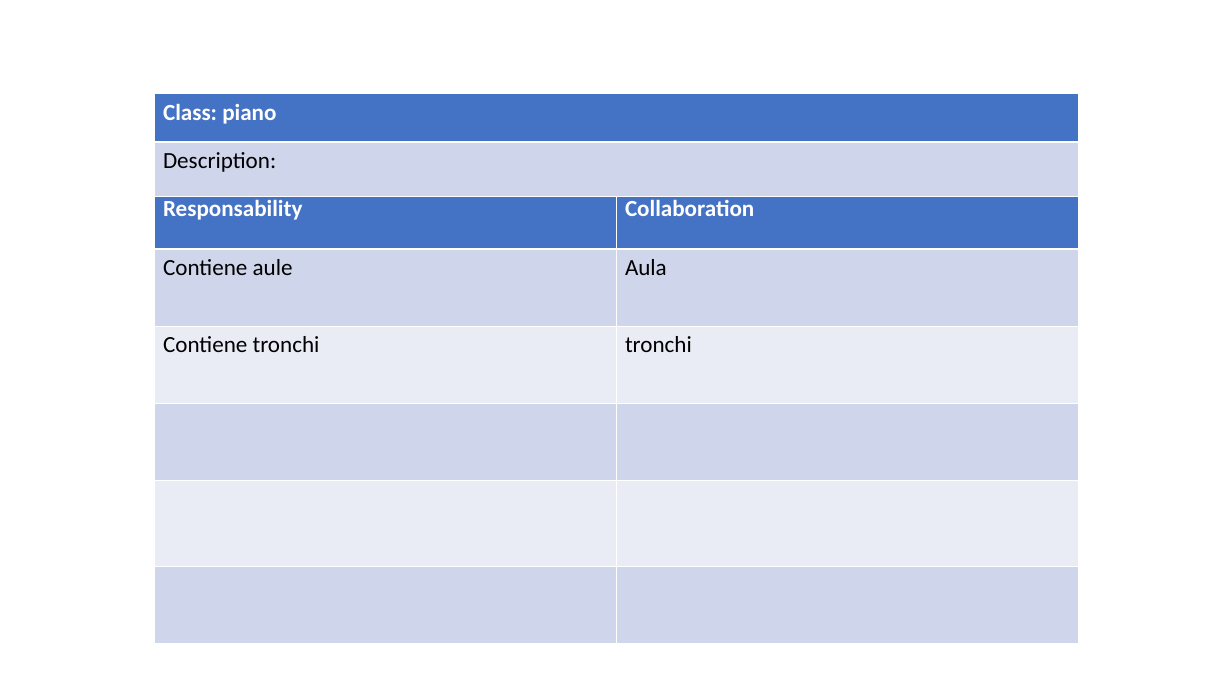
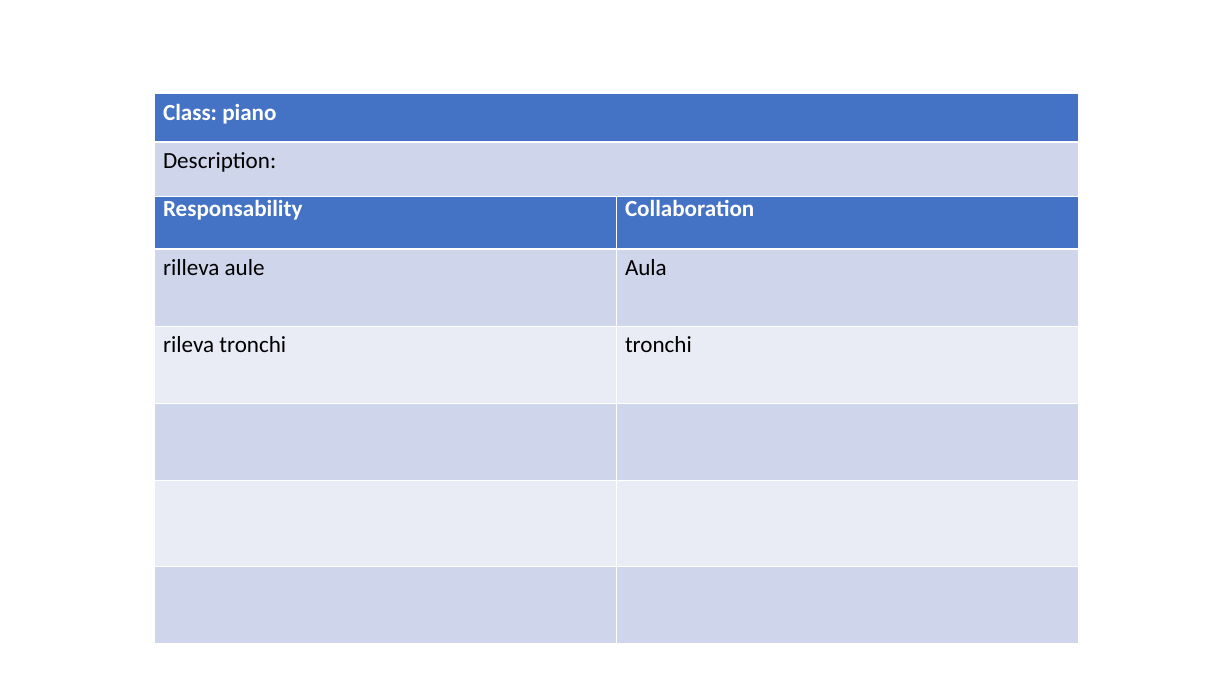
Before and after one commit to ecorradini/ProgettoIDS, a slide deck: slide 7 of AnalisiRequisiti/CRC/UT2/ClassiDiAnalisiUT2.ppt. Drawn at 1232x693 pixels with LibreOffice and Linux fonts; fonts in the diff are those of the drawing. Boxes give left, top, right and bottom in pixels: in the first picture for what was removed or moved away, otherwise in the second. Text is boxed around its words. In the diff, an @@ line names an element or a change of style, - is before the commit and + after.

```diff
--- a/AnalisiRequisiti/CRC/UT2/ClassiDiAnalisiUT2.ppt
+++ b/AnalisiRequisiti/CRC/UT2/ClassiDiAnalisiUT2.ppt
@@ table at (154,189,1078,643) @@
-row 2, column 1: Contiene aule
+row 2, column 1: rilleva aule
-row 3, column 1: Contiene tronchi
+row 3, column 1: rileva tronchi
```
Also in this commit, not shown: 5 other slides changed, 2 slides added, 1 slide removed, 1 other file.
